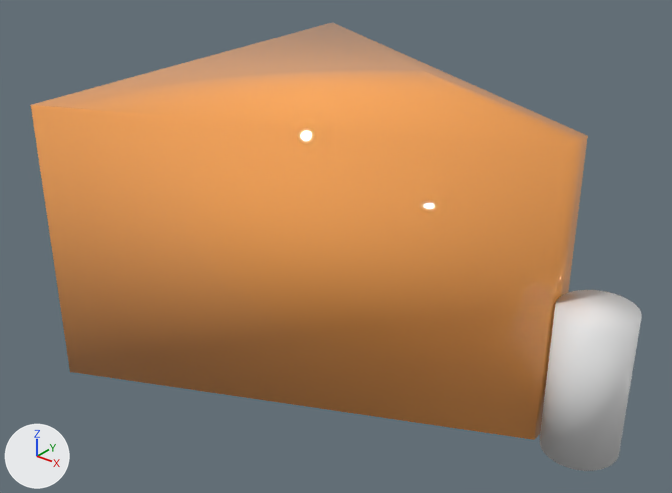
A saved change to the glTF model 01_client/models/NOT.glb.
One viewpoint serves both versions: a 50 mm camera at (3.56, -4.75, 3.76) aimed at (-0.04, -0.25, 0.97). The axes (+X, +Y, +Z) are drawn at lower left. The lights are the same throughout. The picture after the commit comes second. Vertices at exactly the same position are counted once.

In view in the first picture: '1', 'Cot1'.
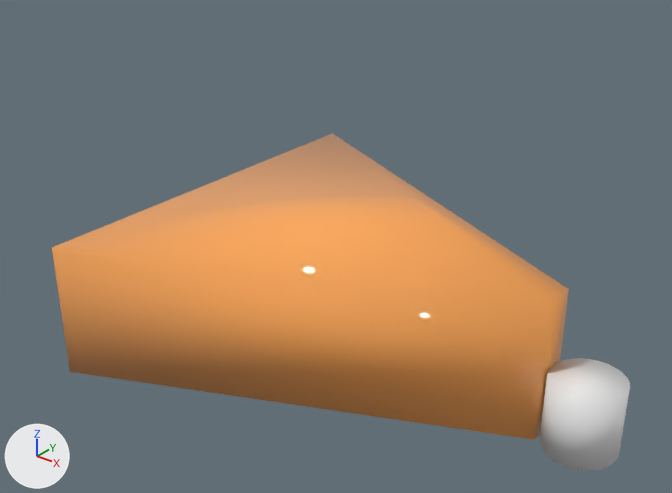
Where the change shows, as pixel boxes [x1, y1, x2, y2] in the pictures (672 x 493 px):
```json
{"object": "1", "change": "reshaped", "before": [31, 22, 588, 440], "after": [52, 133, 569, 440], "on screen": "7% narrower, 26% shorter"}
{"object": "Cot1", "change": "reshaped", "before": [540, 290, 642, 471], "after": [540, 358, 630, 471], "on screen": "12% narrower, 37% shorter"}
```

Edits to the scene script, one JSON object a line:
```json
{"block": "me_cylinder", "where": "# used by ob_1; location = (0.0, 0.0, 0.0)"}
{"op": "remove", "block": "me_cylinder", "code": "me_cylinder.from_pydata(...)  # 8 vertices, 12 faces; spans x -1.5..1.5, y -1.52..1.52, z 0.0..2.0"}
{"op": "add", "block": "me_cylinder", "code": "me_cylinder.from_pydata(...)  # 8 vertices, 12 faces; spans x -1.5..1.5, y -1.52..1.52, z 0.0..1.0"}
{"block": "me_cylinder", "change": "me_cylinder part 1"}
{"block": "me_cylinder", "change": "4 vertices are removed from x -1.5..1.5, y -1.52..1.52, z 2.0"}
{"block": "me_cylinder", "change": "10 faces are deleted"}
{"block": "me_cylinder", "change": "4 vertices are added at (-1.5, 1.52, 1.0), (1.5, 0.13, 1.0), (1.5, -0.13, 1.0), (-1.5, -1.52, 1.0)"}
{"block": "me_cylinder", "change": "10 new faces join them"}
{"block": "me_cylinder_006", "where": "# used by ob_cot1; location = (0.0, 0.0, 0.0)"}
{"op": "remove", "block": "me_cylinder_006", "code": "me_cylinder_006.from_pydata(...)  # 64 vertices, 124 faces; spans x 1.503..2.003, y -0.251..0.249, z 0.0..1.0"}
{"op": "add", "block": "me_cylinder_006", "code": "me_cylinder_006.from_pydata(...)  # 64 vertices, 124 faces; spans x 1.503..2.003, y -0.251..0.249, z 0.0..0.5"}
{"block": "me_cylinder_006", "change": "me_cylinder_006 part 2"}
{"block": "me_cylinder_006", "change": "32 vertices are removed from x 1.503..2.003, y -0.251..0.249, z 1.0"}
{"block": "me_cylinder_006", "change": "94 faces are deleted"}
{"block": "me_cylinder_006", "change": "32 new vertices lie (0.0, 0.0, 0.5) away from vertices in x 1.503..2.003, y -0.251..0.249, z 0.0"}
{"block": "me_cylinder_006", "change": "94 new faces join them"}
```
